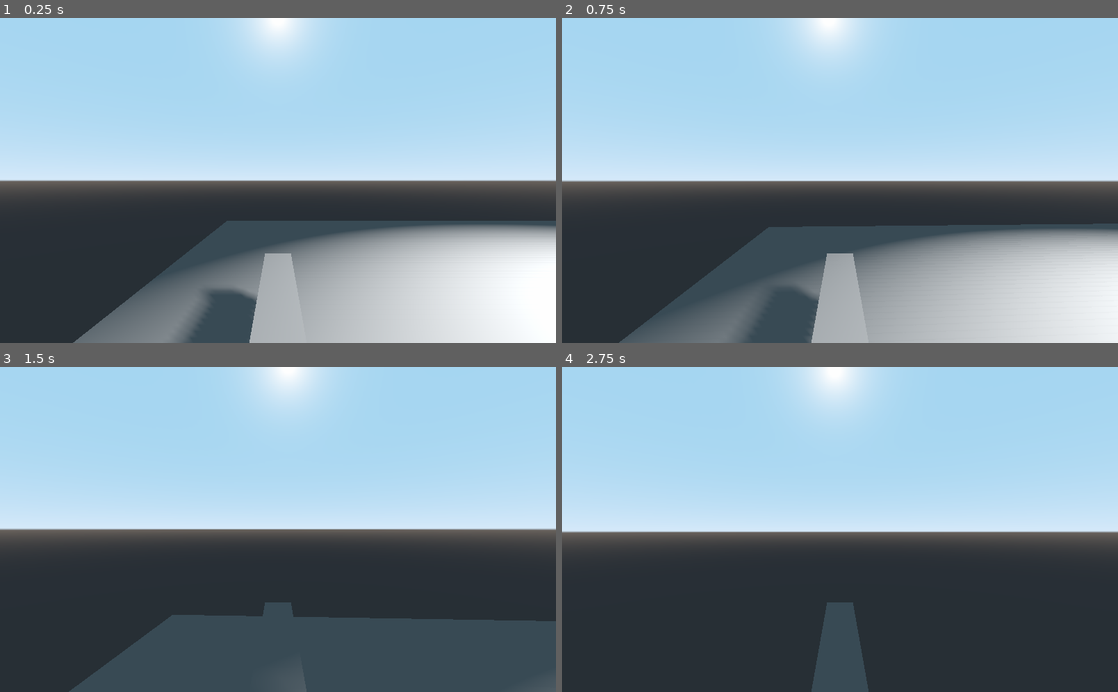
Above: before the commit, frames 1-4 (two rows, left to right).
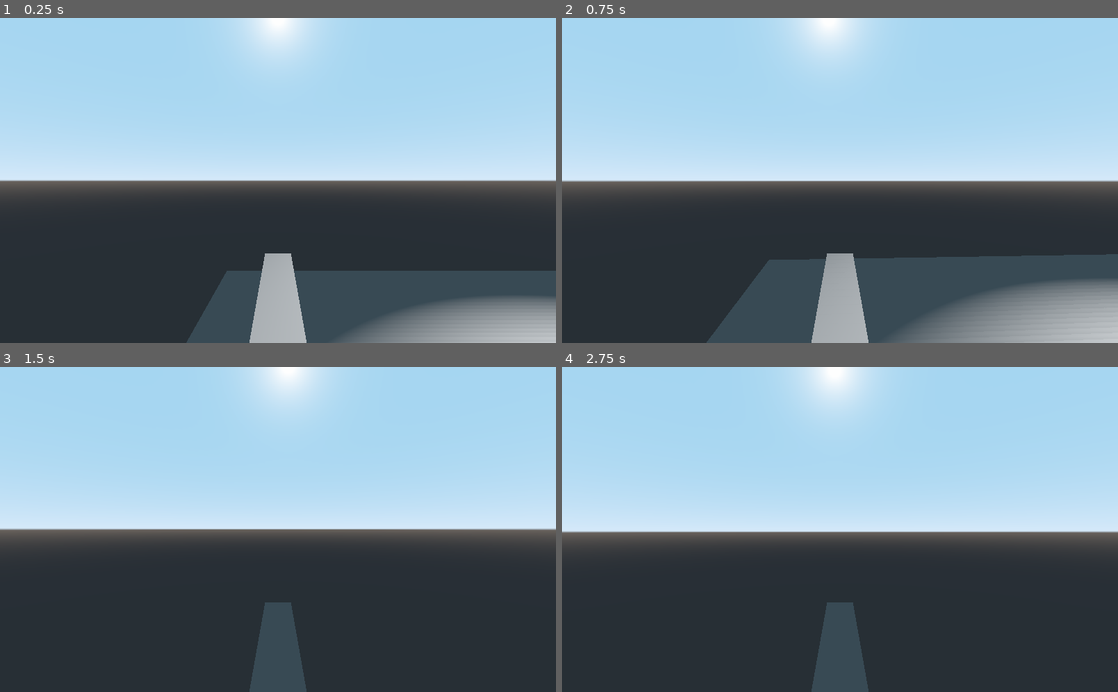
Above: after the commit, the same moments.

Repository: Jumpshawt/Godot--Multiplayer-Shooter
Game: Godot game, scene res://Game.tscn
The game is run twice, just before and just after one commit, with the same random seed, the same clock (stepped at 60 frames per second) and the same inputs. This scene is started directly instead of the project's main scene.
Inputs (mouse positions are in pixels of both pictures, inside the frame that each line leads up to):
- Up to frame 1 (0.25 s): no input
- Up to frame 2 (0.75 s): tap Enter at 0.5 s; move the mouse to (867, 180) at 0.52 s; press the mouse at (867, 180) at 0.53 s; hold Up (ui_up) from 0.53 s (still down)
- Up to frame 3 (1.5 s): keep holding Up (ui_up); tap Space (jump, bound only after the commit) at 0.77, 0.8, 1.07, 1.35 s; move the mouse to (250, 529) at 1.27 s; release the mouse at (250, 529) at 1.28 s
- Up to frame 4 (2.75 s): keep holding Up (ui_up); tap Space (jump, bound only after the commit) at 1.52, 1.82, 2.3 s; click (812, 529) at 1.55 s; move the mouse to (851, 523) at 2.02 s; press the mouse at (851, 523) at 2.03 s

The runs differ from the first frame. In frame 1, 24% of the frame differs, in the area x 13-100%, y 62-100%; in frame 2, 23%; in frame 3, 16%; in frame 4, nothing differs.

Commit message:
work ffs

Diff:
--- a/Game.gd
+++ b/Game.gd
@@ -24,6 +24,7 @@
 	pass # Replace with function body.
 
 
-# Called every frame. 'delta' is the elapsed time since the previous frame.
 #func _process(delta):
 #	pass
+
+# Called every frame. 'delta' is the elapsed time since the previous frame.
--- a/Game.tscn
+++ b/Game.tscn
@@ -1,29 +1,44 @@
-[gd_scene load_steps=3 format=2]
+[gd_scene load_steps=5 format=2]
 
 [ext_resource path="res://Game.gd" type="Script" id=1]
 
 [sub_resource type="CubeMesh" id=1]
 
+[sub_resource type="ConcavePolygonShape" id=3]
+data = PoolVector3Array( -1, 1, 1, 1, 1, 1, -1, -1, 1, 1, 1, 1, 1, -1, 1, -1, -1, 1, 1, 1, -1, -1, 1, -1, 1, -1, -1, -1, 1, -1, -1, -1, -1, 1, -1, -1, 1, 1, 1, 1, 1, -1, 1, -1, 1, 1, 1, -1, 1, -1, -1, 1, -1, 1, -1, 1, -1, -1, 1, 1, -1, -1, -1, -1, 1, 1, -1, -1, 1, -1, -1, -1, 1, 1, 1, -1, 1, 1, 1, 1, -1, -1, 1, 1, -1, 1, -1, 1, 1, -1, -1, -1, 1, 1, -1, 1, -1, -1, -1, 1, -1, 1, 1, -1, -1, -1, -1, -1 )
+
+[sub_resource type="CubeMesh" id=2]
+
 [node name="Game" type="Spatial"]
 script = ExtResource( 1 )
+
+[node name="SpotLight" type="SpotLight" parent="."]
+transform = Transform( 1, 0, 0, 0, 0.721821, 0.69208, 0, -0.69208, 0.721821, 2.72033, 8.21039, 5.98947 )
+light_energy = 6.39
+shadow_enabled = true
+spot_range = 12.68
+spot_angle = 67.2569
 
 [node name="Camera" type="Camera" parent="."]
 transform = Transform( 1, 0, 0, 0, 0.82105, 0.570857, 0, -0.570857, 0.82105, -4.76837e-07, 4.99124, 6.44107 )
 
 [node name="MeshInstance" type="MeshInstance" parent="."]
-transform = Transform( 6.25, 0, 0, 0, 1, 0, 0, 0, 5.8, 0, 0, 0 )
+transform = Transform( 6.25, 0, 0, 0, 1, 0, 0, 0, 5.8, 0, -0.677569, 0 )
 mesh = SubResource( 1 )
 material/0 = null
 
+[node name="StaticBody" type="StaticBody" parent="MeshInstance"]
+
+[node name="CollisionShape" type="CollisionShape" parent="MeshInstance/StaticBody"]
+shape = SubResource( 3 )
+
 [node name="Player1Pos" type="Position3D" parent="."]
-transform = Transform( 1, 0, 0, 0, 1, 0, 0, 0, 1, -4.32415, 1.31379, 2.98968 )
+transform = Transform( 1, 0, 0, 0, 1, 0, 0, 0, 1, -4.32415, 2.51846, 2.98968 )
 
 [node name="Player2Pos" type="Position3D" parent="."]
-transform = Transform( 1, 0, 0, 0, 1, 0, 0, 0, 1, 2.54272, 1.31379, 2.98968 )
+transform = Transform( 1, 0, 0, 0, 1, 0, 0, 0, 1, 2.54272, 2.51846, 2.98968 )
 
-[node name="SpotLight" type="SpotLight" parent="Player2Pos"]
-transform = Transform( 1, 0, 0, 0, 0.721821, 0.69208, 0, -0.69208, 0.721821, 0.177607, 5.69193, 2.99979 )
-light_energy = 6.39
-shadow_enabled = true
-spot_range = 12.68
-spot_angle = 67.2569
+[node name="CSGMesh" type="CSGMesh" parent="."]
+transform = Transform( 20.9765, 0, 0, 0, -1, 8.74228e-08, 0, -2.01898e-06, -23.0945, 0, 0, 0 )
+visible = false
+mesh = SubResource( 2 )
--- a/Player.gd
+++ b/Player.gd
@@ -1,10 +1,14 @@
 extends KinematicBody
 
+# movement stuff
 const GRAVITY = -24.8
+var vert = Vector3()
+
 var vel = Vector3()
 const MAX_SPEED = 20
 const JUMP_SPEED = 18
 const ACCEL = 4.5
+
 
 var speed = 5
 var direction = Vector3()
@@ -17,6 +21,9 @@
 
 var MOUSE_SENSITIVITY = 0.05
 
+# gun stuff
+var player_node = null
+const DAMAGE = 4
 
 # Declare member variables here. Examples:
 # var a = 2
@@ -37,6 +44,7 @@
 
 # Called when the node enters the scene tree for the first time.
 func _ready():
+	direction.y = -.1
 	camera = $Rotation_Helper/Camera
 	rotation_helper = $Rotation_Helper
 	Input.set_mouse_mode(Input.MOUSE_MODE_CAPTURED)
@@ -56,29 +64,50 @@
 
 
 func process_input(delta):
+
 	direction = Vector3()
+
 	#process the keybinds
 	if Input.is_action_pressed("ui_left"):
 		direction -= transform.basis.x
+
 	elif Input.is_action_pressed("ui_right"):
 		direction += transform.basis.x
+
 	if Input.is_action_pressed("ui_up"):
 		direction -= transform.basis.z
 	elif Input.is_action_pressed("ui_down"):
 		direction += transform.basis.z
+	if Input.is_action_pressed("shoot"):
+		fire_weapon()
+
 	direction = direction.normalized()
+
+	#jumping
+
+
+	if is_on_floor():
+		print("on floor")
+		vert.y = 0
+		if Input.is_action_just_pressed("jump"):
+			print("pressed jump")
+			vert.y = JUMP_SPEED
+#			direction.y += JUMP_SPEED
+
+#	print("not on floor")
+	vert.y += GRAVITY * delta
 
 func process_movement(delta):
 	if direction != Vector3():
-
 		if is_network_master():
-			move_and_slide(direction * speed, Vector3.UP)
+			move_and_slide(vert + direction * speed, Vector3.UP)
 
 		rpc_unreliable("_set_position", global_transform.origin)
 
 
 #processes mouse rotation shit
 func _input(event):
+
 	if is_network_master():
 		if event is InputEventMouseMotion and Input.get_mouse_mode() == Input.MOUSE_MODE_CAPTURED:
 			rotation_helper.rotate_x(deg2rad(event.relative.y * MOUSE_SENSITIVITY * -1))
@@ -92,7 +121,23 @@
 
 
 
+func fire_weapon():
+	print("lol")
+	var ray = $Rotation_Helper/Camera/RayCast
+	ray.force_raycast_update()
+	if ray.is_colliding():
+		var body = ray.get_collider()
 
+		if body == player_node:
+			pass
+		elif body.has_method("bullet_hit"):
+			body.bullet_hit(DAMAGE, ray.global_transform)
+
+	pass
+
+func bullet_hit(damage):
+	print("lol")
+	print(damage)
 
 # Called every frame. 'delta' is the elapsed time since the previous frame.
 #func _process(delta):
--- a/Player.tscn
+++ b/Player.tscn
@@ -1,10 +1,6 @@
-[gd_scene load_steps=6 format=2]
+[gd_scene load_steps=5 format=2]
 
 [ext_resource path="res://Player.gd" type="Script" id=1]
-
-[sub_resource type="CapsuleShape" id=1]
-radius = 0.730002
-height = 2.25743
 
 [sub_resource type="BoxShape" id=3]
 extents = Vector3( 0.65559, 0.573848, 0.177411 )
@@ -18,12 +14,8 @@
 [node name="Player" type="KinematicBody"]
 script = ExtResource( 1 )
 
-[node name="Body_CollisionShape" type="CollisionShape" parent="."]
-transform = Transform( 1, 0, 0, 0, -4.37114e-08, 1, 0, -1, -4.37114e-08, 0, 0, 0 )
-shape = SubResource( 1 )
-
 [node name="Feet_CollisionShape" type="CollisionShape" parent="."]
-transform = Transform( 1, 0, 0, 0, -4.37114e-08, 1, 0, -1, -4.37114e-08, 0, -1.51438, 0 )
+transform = Transform( 1, 0, 0, 0, -4.37114e-08, 1, 0, -1, -4.37114e-08, 0, -1.2267, 0 )
 shape = SubResource( 3 )
 
 [node name="Rotation_Helper" type="Spatial" parent="."]
@@ -32,6 +24,8 @@
 [node name="Model" type="Spatial" parent="Rotation_Helper"]
 
 [node name="Camera" type="Camera" parent="Rotation_Helper"]
+
+[node name="RayCast" type="RayCast" parent="Rotation_Helper/Camera"]
 
 [node name="MeshInstance" type="MeshInstance" parent="Rotation_Helper"]
 transform = Transform( -0.142142, 0, 0, 0, 0.186835, 0, 0, 0, 0.995925, 0, -0.990455, -1.55227 )
--- a/project.godot
+++ b/project.godot
@@ -23,6 +23,47 @@
 
 Globals="*res://Globals.gd"
 
+[input]
+
+ui_left={
+"deadzone": 0.5,
+"events": [ Object(InputEventKey,"resource_local_to_scene":false,"resource_name":"","device":0,"alt":false,"shift":false,"control":false,"meta":false,"command":false,"pressed":false,"scancode":16777231,"unicode":0,"echo":false,"script":null)
+, Object(InputEventJoypadButton,"resource_local_to_scene":false,"resource_name":"","device":0,"button_index":14,"pressure":0.0,"pressed":false,"script":null)
+, Object(InputEventKey,"resource_local_to_scene":false,"resource_name":"","device":0,"alt":false,"shift":false,"control":false,"meta":false,"command":false,"pressed":false,"scancode":65,"unicode":0,"echo":false,"script":null)
+ ]
+}
+ui_right={
+"deadzone": 0.5,
+"events": [ Object(InputEventKey,"resource_local_to_scene":false,"resource_name":"","device":0,"alt":false,"shift":false,"control":false,"meta":false,"command":false,"pressed":false,"scancode":16777233,"unicode":0,"echo":false,"script":null)
+, Object(InputEventJoypadButton,"resource_local_to_scene":false,"resource_name":"","device":0,"button_index":15,"pressure":0.0,"pressed":false,"script":null)
+, Object(InputEventKey,"resource_local_to_scene":false,"resource_name":"","device":0,"alt":false,"shift":false,"control":false,"meta":false,"command":false,"pressed":false,"scancode":68,"unicode":0,"echo":false,"script":null)
+ ]
+}
+ui_up={
+"deadzone": 0.5,
+"events": [ Object(InputEventKey,"resource_local_to_scene":false,"resource_name":"","device":0,"alt":false,"shift":false,"control":false,"meta":false,"command":false,"pressed":false,"scancode":16777232,"unicode":0,"echo":false,"script":null)
+, Object(InputEventJoypadButton,"resource_local_to_scene":false,"resource_name":"","device":0,"button_index":12,"pressure":0.0,"pressed":false,"script":null)
+, Object(InputEventKey,"resource_local_to_scene":false,"resource_name":"","device":0,"alt":false,"shift":false,"control":false,"meta":false,"command":false,"pressed":false,"scancode":87,"unicode":0,"echo":false,"script":null)
+ ]
+}
+ui_down={
+"deadzone": 0.5,
+"events": [ Object(InputEventKey,"resource_local_to_scene":false,"resource_name":"","device":0,"alt":false,"shift":false,"control":false,"meta":false,"command":false,"pressed":false,"scancode":16777234,"unicode":0,"echo":false,"script":null)
+, Object(InputEventJoypadButton,"resource_local_to_scene":false,"resource_name":"","device":0,"button_index":13,"pressure":0.0,"pressed":false,"script":null)
+, Object(InputEventKey,"resource_local_to_scene":false,"resource_name":"","device":0,"alt":false,"shift":false,"control":false,"meta":false,"command":false,"pressed":false,"scancode":83,"unicode":0,"echo":false,"script":null)
+ ]
+}
+jump={
+"deadzone": 0.5,
+"events": [ Object(InputEventKey,"resource_local_to_scene":false,"resource_name":"","device":0,"alt":false,"shift":false,"control":false,"meta":false,"command":false,"pressed":false,"scancode":32,"unicode":0,"echo":false,"script":null)
+ ]
+}
+shoot={
+"deadzone": 0.5,
+"events": [ Object(InputEventMouseButton,"resource_local_to_scene":false,"resource_name":"","device":0,"alt":false,"shift":false,"control":false,"meta":false,"command":false,"button_mask":0,"position":Vector2( 0, 0 ),"global_position":Vector2( 0, 0 ),"factor":1.0,"button_index":1,"pressed":false,"doubleclick":false,"script":null)
+ ]
+}
+
 [rendering]
 
 environment/default_environment="res://default_env.tres"
